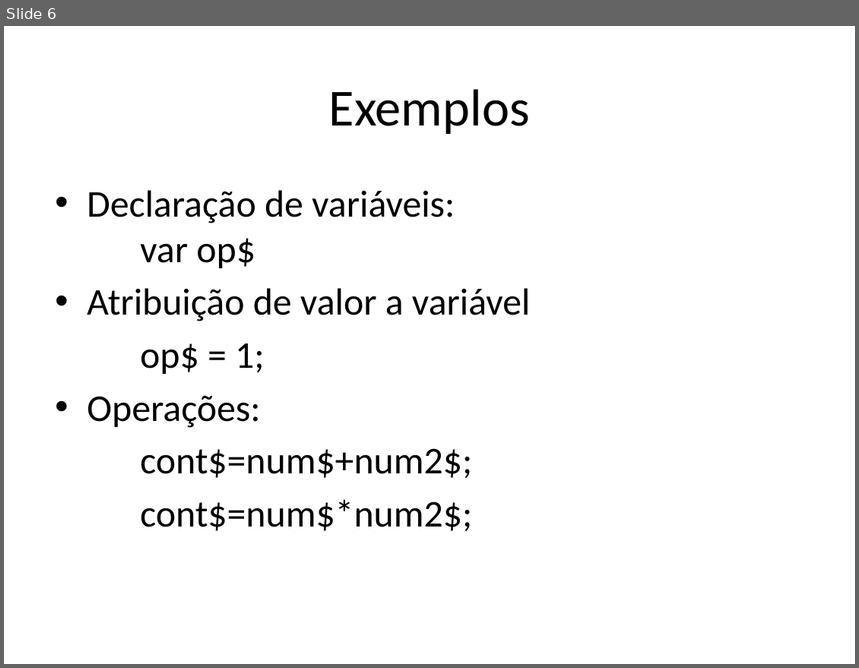
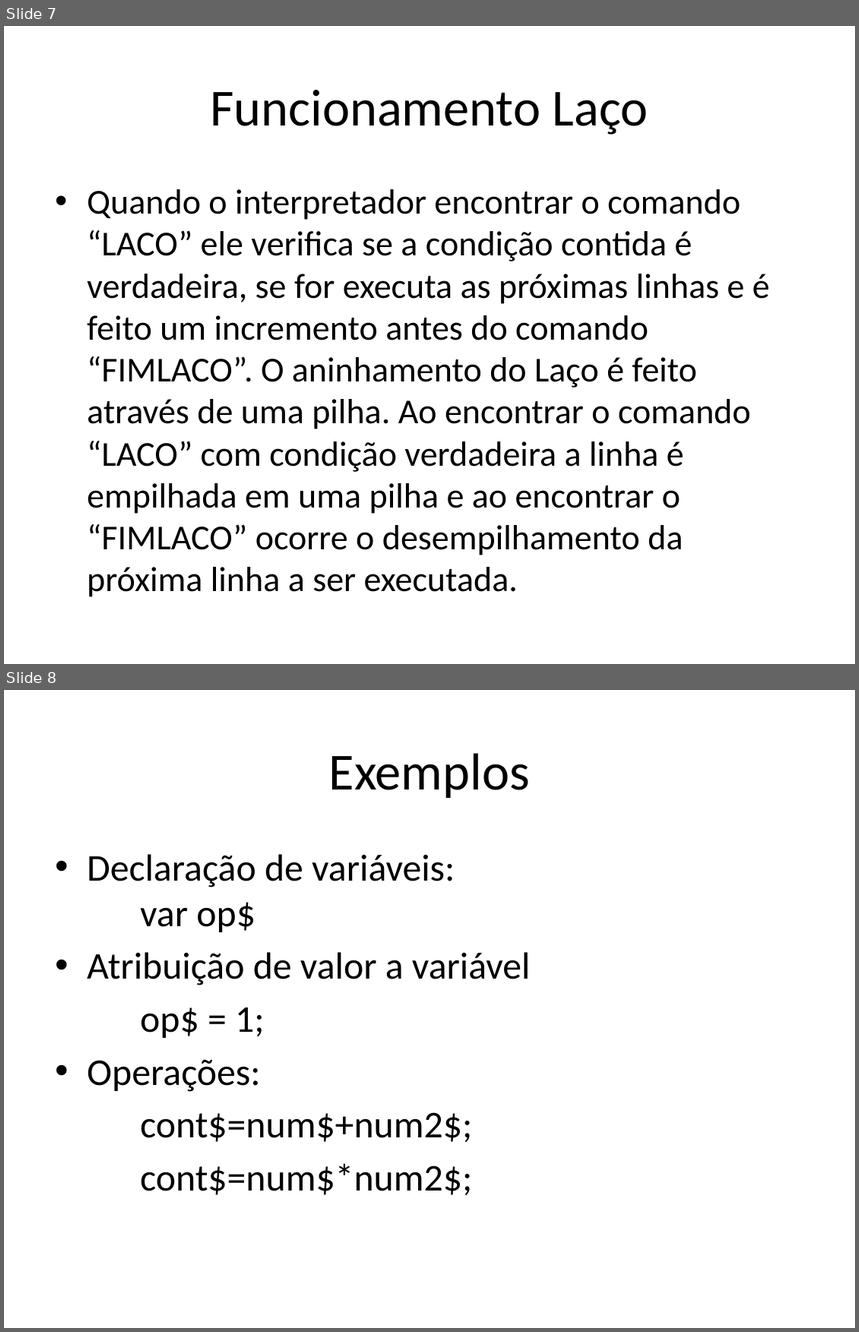
Before and after one commit to Kevinspiller/baidu, a slide deck: Linguagem Baidu.pptx. Shown one above the other, each under a label of ours: slide 6 before the commit, slides 7 and 8 after it. The pictures are 859x668 and 859x1332 pixels, drawn with LibreOffice and Linux fonts; fonts in the diff are those of the drawing. Boxes give left, top, right and bottom in pixels: in the first picture for what was removed or moved away, otherwise in the second. Text is boxed around its words. In the diff, an @@ line names an element or a change of style, - is before the commit and + after.

```diff
--- a/Linguagem Baidu.pptx
+++ b/Linguagem Baidu.pptx
@@ slide 7 added at [4,26,855,664], background #FFFFFF @@
@@ title added at [210,90,648,135], 44 pt, text #000000 @@
+Funcionamento Laço
@@ text added at [87,189,770,598], 29.6 pt, text #000000 @@
+• Quando o interpretador encontrar o comando “LACO” ele verifica se a condição contida é verdadeira, se for executa as próximas linhas e é feito um incremento antes do comando “FIMLACO”. O aninhamento do Laço é feito através de uma pilha. Ao encontrar o comando “LACO” com condição verdadeira a linha é empilhada em uma pilha e ao encontrar o “FIMLACO” ocorre o desempilhamento da próxima linha a ser executada.
@@ what was slide 6 is now slide 8 @@
```
Also in this commit, not shown: 1 slide changed, 5 other slides added, 15 slides removed.
